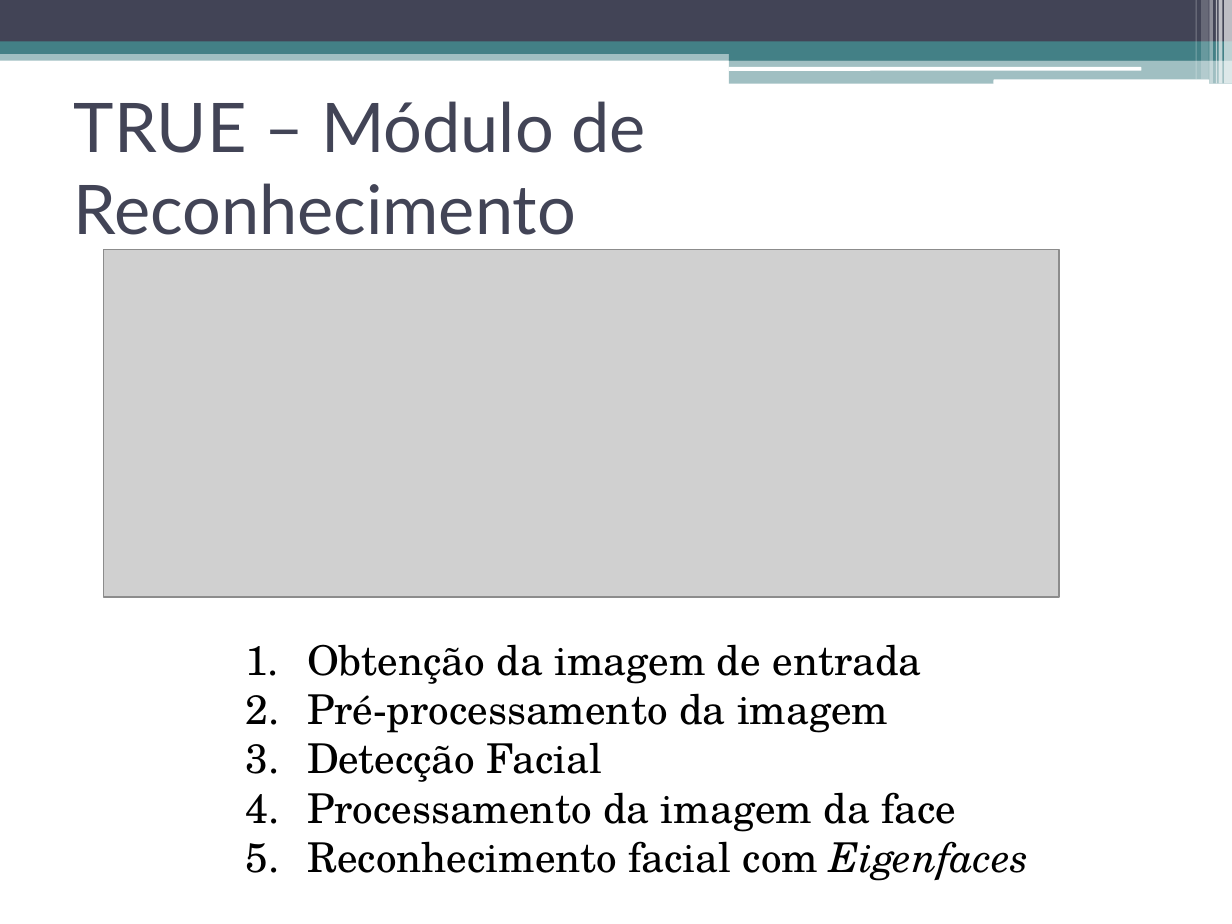
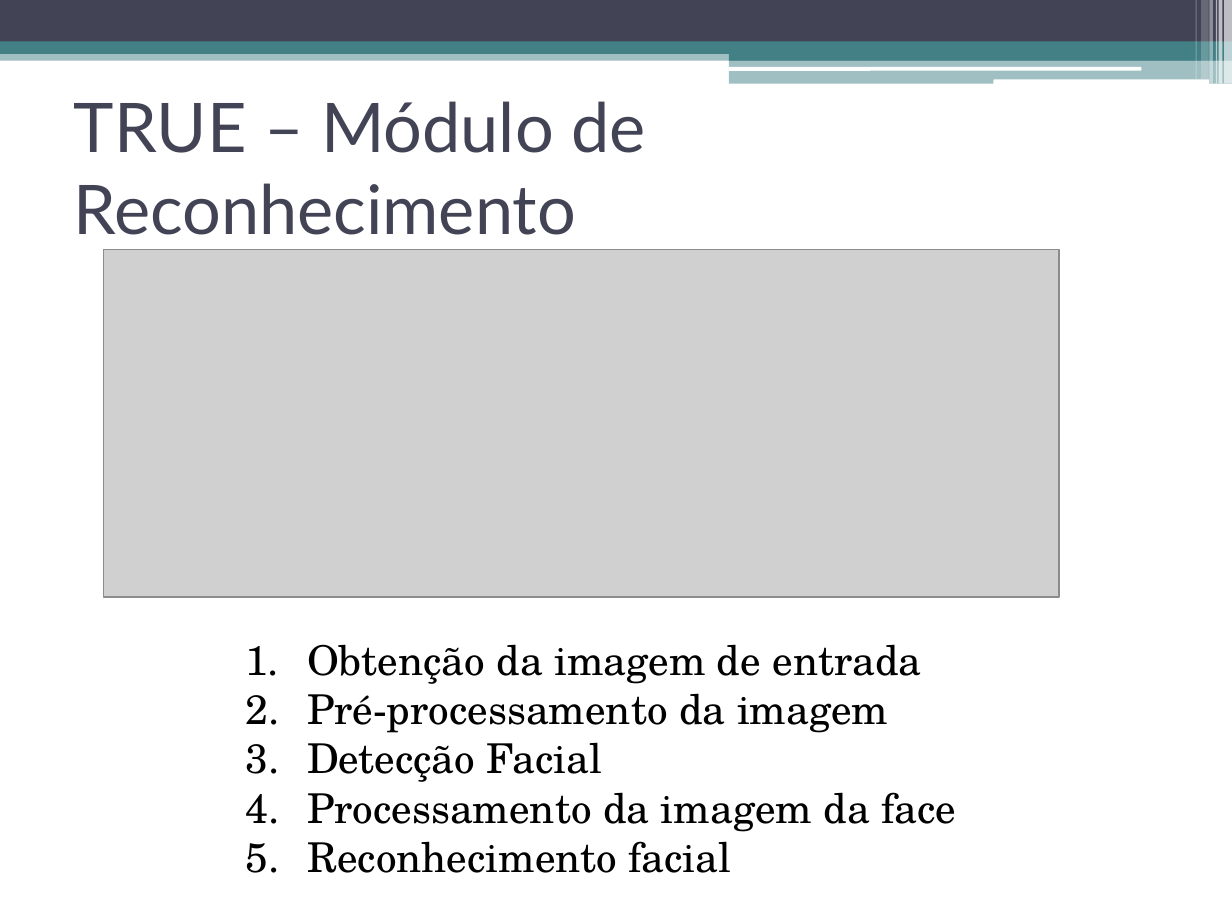
Before and after one commit to talesporto/Artigo-TRUE-SBCUP, a slide deck: slide 20 of apresentacao/ApresentacaoSBCUP.pptx. Drawn at 1232x924 pixels with LibreOffice and Linux fonts; fonts in the diff are those of the drawing; grey boxes stand for pictures. Boxes give left, top, right and bottom in pixels: in the first picture for what was removed or moved away, otherwise in the second. Text is boxed around its words. In the diff, an @@ line names an element or a change of style, - is before the commit and + after.

```diff
--- a/apresentacao/ApresentacaoSBCUP.pptx
+++ b/apresentacao/ApresentacaoSBCUP.pptx
@@ text at [307,841,732,873]: text changed @@
-5. Reconhecimento facial com Eigenfaces
+5. Reconhecimento facial
```
Also in this commit, not shown: 3 other slides changed, 1 slide removed.
